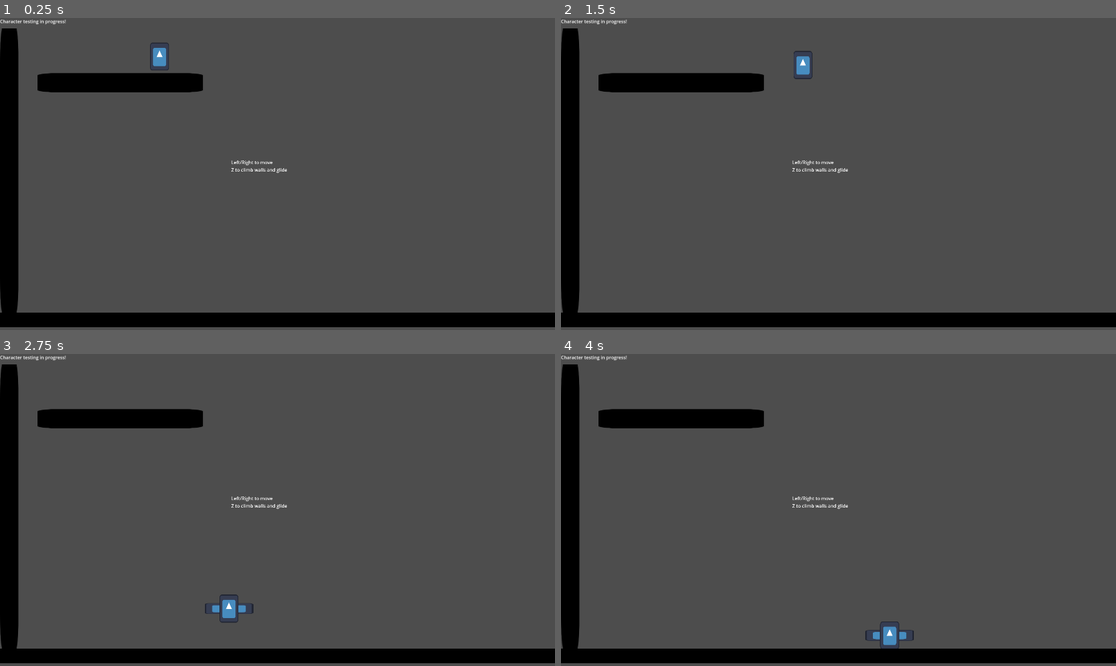
Above: before the commit, frames 1-4 (two rows, left to right).
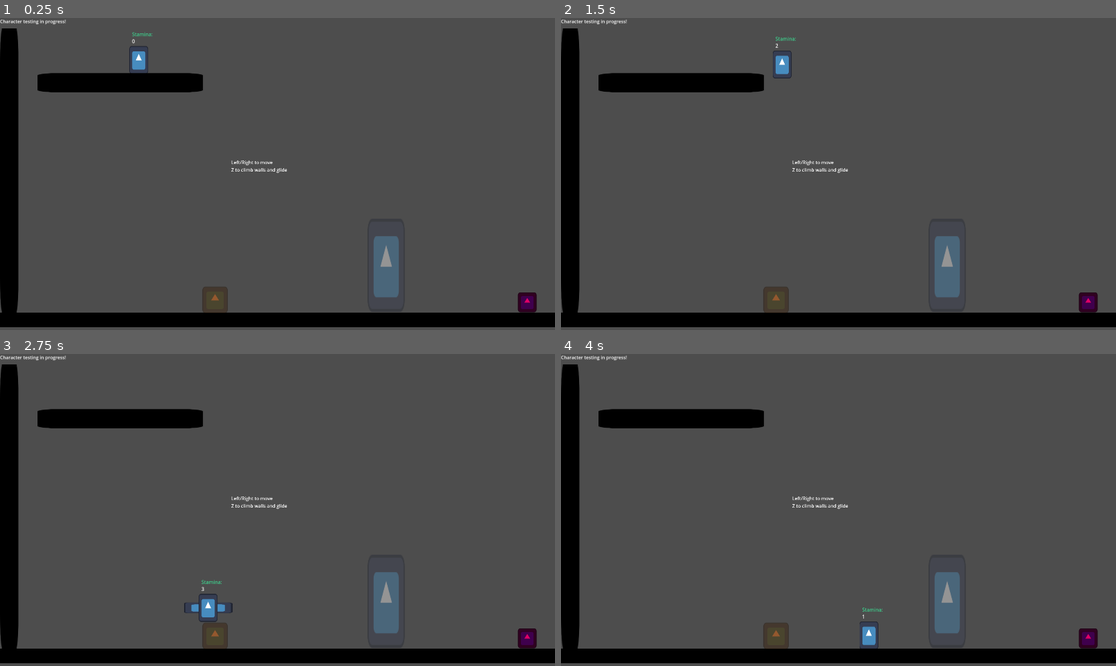
Above: after the commit, the same moments.

Repository: SIFZapata/PowerUp2024
Game: Godot game, scene res://character_test.tscn
The game is run twice, just before and just after one commit, with the same random seed, the same clock (stepped at 60 frames per second) and the same inputs. The engine's default icon, where the game draws it, is replaced by a stand-in: a white triangle on a blue panel in a dark square.
Inputs:
- Up to frame 1 (0.25 s): no input
- Up to frame 2 (1.5 s): hold Z (action_1) 0.53-1.28 s; hold Right (right) from 0.53 s (still down); tap Z (action_1) at 1.35 s
- Up to frame 3 (2.75 s): release Right (right) at 2.03 s; hold Left (left) from 2.03 s (still down); hold Z (action_1) from 2.03 s (still down)
- Up to frame 4 (4 s): release Left (left) at 2.78 s; release Z (action_1) at 2.78 s; hold Right (right) from 2.78 s (still down); tap Z (action_1) at 2.85 s; hold Z (action_1) from 3.53 s (still down)

The runs differ from the first frame. In frame 1, 1.9% of the frame differs, in the area x 23-97%, y 4-95%; in frame 2, 1.9%; in frame 3, 2.0%, in the area x 33-97%, y 69-95%; in frame 4, 1.9%.

Commit message:
Added State machine to player

Diff:
--- /dev/null
+++ b/Autoloads/Signals.gd
@@ -0,0 +1,6 @@
+extends Node
+
+
+#signal UpgradeStats(typeOfPowerup, ammount, handName)
+
+signal PlayerDeath()
--- a/PlayerMovement.gd
+++ b/PlayerMovement.gd
@@ -5,27 +5,50 @@
 const JUMP_VELOCITY = -400.0
 var gravity = Vector2(0,980)
 var slowfallGravity = Vector2(0,40)
+var direction
+enum States{IDLE, RUNNING, FALLING, GLIDING, CLIMBING}
+var state: States = States.IDLE
+
+func _process(delta: float) -> void:
+	direction = Input.get_axis("left", "right")
+
+	#state machine
+	if direction:
+		state = States.RUNNING
+	else:
+		state = States.IDLE
+	if not is_on_floor() and not is_on_wall():
+		if Input.is_action_pressed("action_1"):
+			state = States.GLIDING
+		else: state = States.FALLING
+	if is_on_wall():
+		if Input.is_action_pressed("action_1"):
+			state = States.CLIMBING
 
 
+	$Label.text = str(state)
+
 func _physics_process(delta: float) -> void:
-	# Add the gravity.
-	if not is_on_floor() and not is_on_wall():
-		if Input.is_action_pressed("action_1"):
-			velocity += slowfallGravity * delta
-			$WingsSprite.visible = true
-		else:
-			velocity += gravity * delta
-			$WingsSprite.visible = false
+
+	if state == States.GLIDING:
+		velocity += slowfallGravity * delta
+		$WingsSprite.visible = true
+	if state == States.FALLING:
+		pass
+	if state == States.CLIMBING:
+		velocity.y = JUMP_VELOCITY/2
+	if state == States.RUNNING:
+		velocity.x = direction * SPEED
+	if state == States.IDLE:
+		velocity.x = move_toward(velocity.x, 0, SPEED)
+	if state in [States.IDLE, States.RUNNING, States.FALLING]:
+		velocity += gravity * delta
+		$WingsSprite.visible = false
 
 	# Handle jump.
 	#if Input.is_action_just_pressed("action_1") and is_on_floor():
 		#velocity.y = JUMP_VELOCITY
 
-	if is_on_wall():
-		if Input.is_action_pressed("action_1"):
-			velocity.y = JUMP_VELOCITY/2
-		else:
-			velocity += gravity * delta
 
 	# Get the input direction and handle the movement/deceleration.
 	# As good practice, you should replace UI actions with custom gameplay actions.
--- a/character_test.tscn
+++ b/character_test.tscn
@@ -8,6 +8,9 @@
 
 [sub_resource type="RectangleShape2D" id="RectangleShape2D_d5rr2"]
 size = Vector2(128, 128)
+
+[sub_resource type="RectangleShape2D" id="RectangleShape2D_p6duo"]
+size = Vector2(128, 320)
 
 [node name="CharacterTest" type="Node2D"]
 
@@ -25,7 +28,7 @@
 Z to climb walls and glide"
 
 [node name="CharacterBody2D" type="CharacterBody2D" parent="."]
-position = Vector2(552, 101)
+position = Vector2(480, 144)
 scale = Vector2(3.29511, 3.01898)
 script = ExtResource("1_8qbqi")
 
@@ -40,6 +43,23 @@
 
 [node name="CollisionShape2D" type="CollisionShape2D" parent="CharacterBody2D"]
 shape = SubResource("CapsuleShape2D_aon5n")
+
+[node name="Label" type="Label" parent="CharacterBody2D"]
+offset_left = -7.28353
+offset_top = -25.5053
+offset_right = 41.7165
+offset_bottom = -2.50534
+scale = Vector2(0.318328, 0.376624)
+text = "State: "
+
+[node name="StaminaLabel" type="Label" parent="CharacterBody2D"]
+offset_left = -7.28351
+offset_top = -34.4488
+offset_right = 41.7165
+offset_bottom = -11.4488
+scale = Vector2(0.318328, 0.376624)
+theme_override_colors/font_color = Color(0.24631, 0.799065, 0.545432, 1)
+text = "Stamina: "
 
 [node name="LevelGeometry" type="Node2D" parent="."]
 
@@ -75,3 +95,38 @@
 
 [node name="CollisionShape2D" type="CollisionShape2D" parent="LevelGeometry/StaticBody2D3"]
 shape = SubResource("RectangleShape2D_d5rr2")
+
+[node name="Windgust_Lift" type="Area2D" parent="."]
+position = Vector2(1336, 856)
+
+[node name="CollisionShape2D" type="CollisionShape2D" parent="Windgust_Lift"]
+shape = SubResource("RectangleShape2D_p6duo")
+
+[node name="Sprite2D" type="Sprite2D" parent="Windgust_Lift"]
+modulate = Color(1, 1, 1, 0.4)
+scale = Vector2(1, 2.52)
+texture = ExtResource("1_wuj4c")
+
+[node name="Windgust_Bounce" type="Area2D" parent="."]
+position = Vector2(744, 976)
+scale = Vector2(0.680317, 0.287048)
+
+[node name="CollisionShape2D" type="CollisionShape2D" parent="Windgust_Bounce"]
+shape = SubResource("RectangleShape2D_p6duo")
+
+[node name="Sprite2D" type="Sprite2D" parent="Windgust_Bounce"]
+modulate = Color(1, 0.411765, 0, 0.4)
+scale = Vector2(1, 2.52)
+texture = ExtResource("1_wuj4c")
+
+[node name="Spikes" type="Area2D" parent="."]
+position = Vector2(1824, 984)
+scale = Vector2(0.5, 0.211664)
+
+[node name="CollisionShape2D" type="CollisionShape2D" parent="Spikes"]
+shape = SubResource("RectangleShape2D_p6duo")
+
+[node name="Sprite2D" type="Sprite2D" parent="Spikes"]
+modulate = Color(0.886275, 0, 0.403922, 1)
+scale = Vector2(1, 2.52)
+texture = ExtResource("1_wuj4c")
--- a/project.godot
+++ b/project.godot
@@ -14,6 +14,10 @@
 run/main_scene="res://character_test.tscn"
 config/features=PackedStringArray("4.3", "GL Compatibility")
 config/icon="res://icon.svg"
+
+[autoload]
+
+Signals="*res://Autoloads/Signals.gd"
 
 [display]
 
Not shown: 1 places in character_test.tscn that only renumber resources
